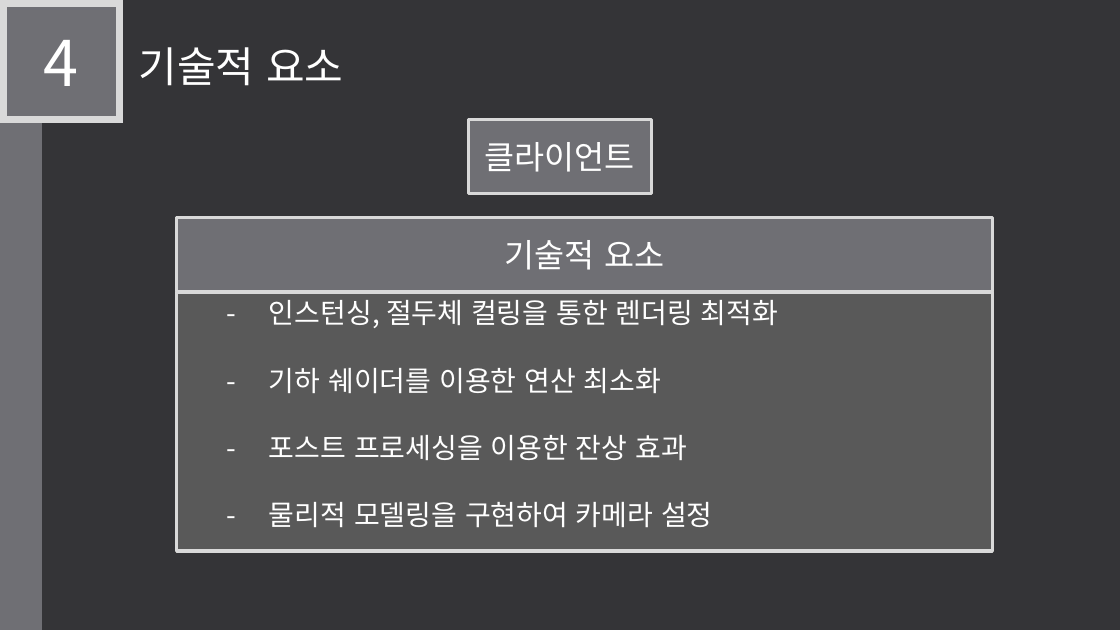
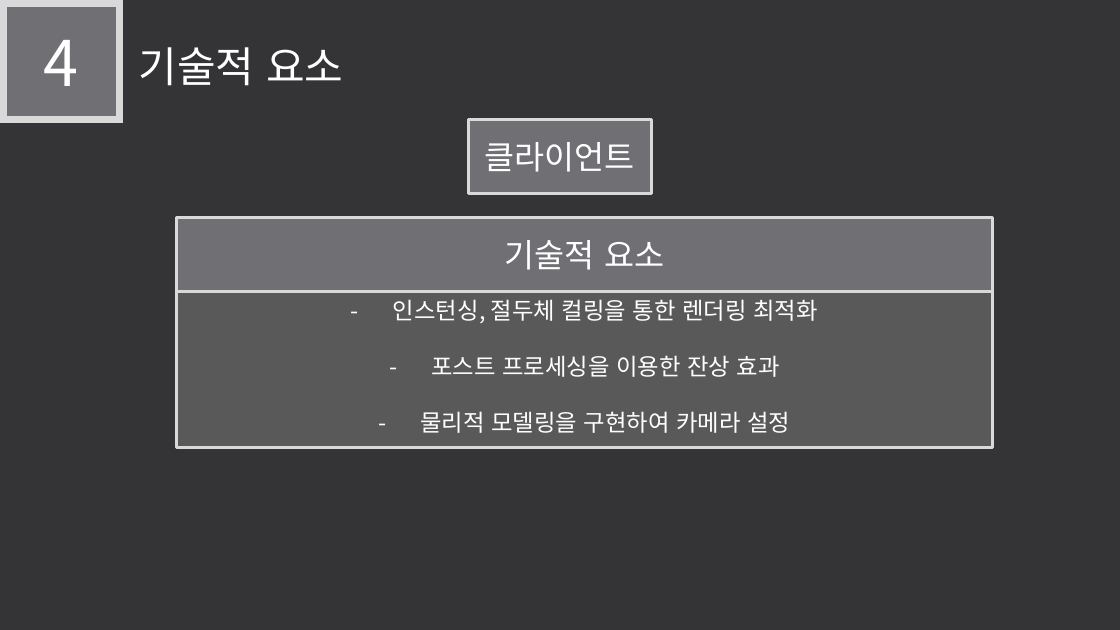
Before and after one commit to LEGO0937/Our_Project, a slide deck: slide 10 of 기획단계/졸작 제안서_최종수정중.pptx. Drawn at 1120x630 pixels with LibreOffice and Linux fonts; fonts in the diff are those of the drawing. Boxes give left, top, right and bottom in pixels: in the first picture for what was removed or moved away, otherwise in the second. Text is boxed around its words. In the diff, an @@ line names an element or a change of style, - is before the commit and + after.

```diff
--- a/기획단계/졸작 제안서_최종수정중.pptx
+++ b/기획단계/졸작 제안서_최종수정중.pptx
@@ rectangle removed at [0, 0, 42, 630] @@
@@ rectangle "- 인스턴싱, 절두체 컬링을 통한 ...": place and size @@
-rectangle "- 인스턴싱, 절두체 컬링을 통한 ..." at [176, 292, 992, 551]
+rectangle "- 인스턴싱, 절두체 컬링을 통한 ..." at [176, 292, 992, 448]
@@ rectangle "- 인스턴싱, 절두체 컬링을 통한 ..." at [176, 292, 992, 448]: size 24 to 20 pt; alignment left to centre @@
@@ text in rectangle at [269, 368, 661, 393]: paragraph removed @@
-- 기하 쉐이더를 이용한 연산 최소화
```
Also in this commit, not shown: 1 other slide changed.
